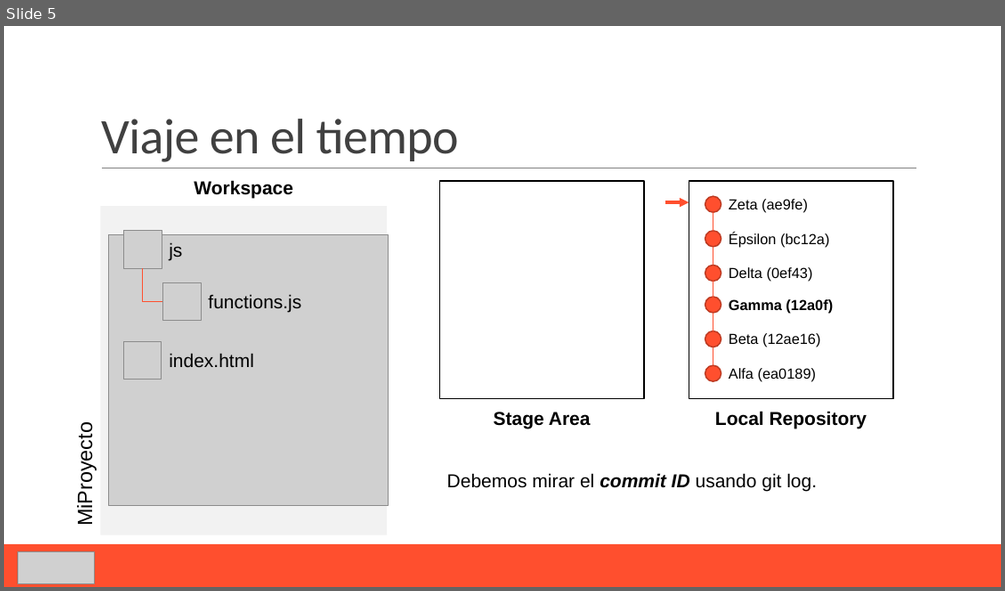
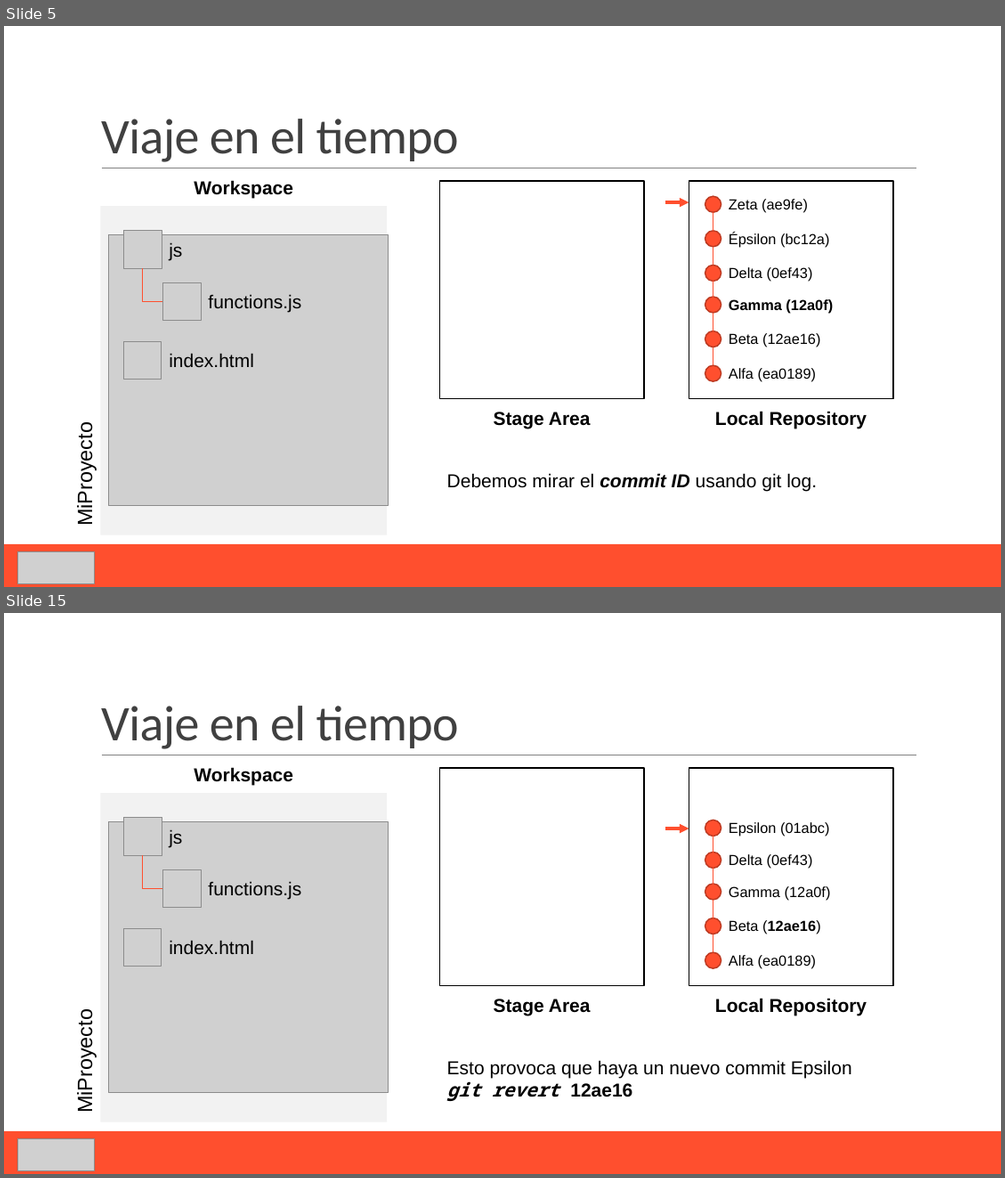
Before and after one commit to Domiciano/PasaporteGITIcesi, a slide deck: Sesión 1 - GIT/A3. Revert y Reset GIT.pptx. Shown one above the other, each under a label of ours: slide 5 before the commit, slides 5 and 15 after it; the slides between them are not shown. The pictures are 1005x591 and 1005x1178 pixels, drawn with LibreOffice and Linux fonts; fonts in the diff are those of the drawing; grey boxes stand for pictures. Boxes give left, top, right and bottom in pixels: in the first picture for what was removed or moved away, otherwise in the second. Text is boxed around its words. In the diff, an @@ line names an element or a change of style, - is before the commit and + after.

```diff
--- a/Sesión 1 - GIT/A3. Revert y Reset GIT.pptx
+++ b/Sesión 1 - GIT/A3. Revert y Reset GIT.pptx
@@ slide 15 added at (4, 613, 1001, 1174), background #FFFFFF; not listed: 3 template elements that a slide beside it also shows @@
@@ title added at (101, 706, 459, 749), 48 pt, text #404040 @@
+Viaje en el tiempo
@@ text added at (194, 767, 293, 785), 18 pt, text #000000, bold @@
+Workspace
@@ rectangle added at (440, 768, 644, 985), fill #FFFFFF, outline #000000 1.25 pt @@
@@ rectangle added at (689, 768, 893, 985), fill #FFFFFF, outline #000000 1.25 pt @@
@@ rectangle added at (100, 793, 387, 1122), fill #F2F2F2 @@
@@ picture added at (109, 821, 388, 1092) @@
@@ picture added at (123, 817, 162, 855) @@
@@ ellipse added at (705, 820, 722, 836), fill #FF4F2E, outline #BD3A22 1.25 pt @@
@@ text added at (728, 822, 829, 836), 14 pt, text #000000 @@
+Epsilon (01abc)
@@ text added at (169, 829, 182, 847), 18 pt, text #000000 @@
+js
@@ arrow added from (665, 828) to (689, 828), #FF4F2E 3 pt @@
@@ ellipse added at (705, 852, 722, 868), fill #FF4F2E, outline #BD3A22 1.25 pt @@
@@ line added from (713, 854) to (713, 835), #FF4F2E 1 pt @@
@@ elbow line added from (142, 855) to (162, 889), #FF4F2E 1 pt @@
@@ picture added at (162, 869, 201, 908) @@
@@ line added from (713, 886) to (713, 868), #FF4F2E 1 pt @@
@@ text added at (728, 854, 813, 868), 14 pt, text #000000 @@
+Delta (0ef43)
@@ text added at (208, 881, 301, 900), 18 pt, text #000000 @@
+functions.js
@@ ellipse added at (705, 884, 722, 900), fill #FF4F2E, outline #BD3A22 1.25 pt @@
@@ line added from (713, 918) to (713, 900), #FF4F2E 1 pt @@
@@ text added at (728, 886, 831, 900), 14 pt, text #000000 @@
+Gamma (12a0f)
@@ picture added at (123, 929, 162, 966) @@
@@ ellipse added at (705, 918, 722, 934), fill #FF4F2E, outline #BD3A22 1.25 pt @@
@@ text added at (728, 920, 821, 934), 14 pt, text #000000 @@
+Beta (12ae16)
@@ text added at (169, 940, 254, 954), 18 pt, text #000000 @@
+index.html
@@ ellipse added at (705, 952, 722, 969), fill #FF4F2E, outline #BD3A22 1.25 pt @@
@@ line added from (713, 952) to (713, 933), #FF4F2E 1 pt @@
@@ text added at (728, 955, 816, 969), 14 pt, text #000000 @@
+Alfa (ea0189)
@@ text added at (494, 998, 591, 1016), 18 pt, text #000000, bold @@
+Stage Area
@@ text added at (715, 997, 867, 1016), 18 pt, text #000000, bold @@
+Local Repository
@@ text added at (73, 1020, 97, 1111), 20 pt, text #000000 @@
+MiProyecto
@@ text added at (447, 1060, 852, 1101), 18 pt, text #000000 @@
+Esto provoca que haya un nuevo commit Epsilon
+git revert 12ae16
@@ picture added at (17, 1139, 94, 1171) @@
```
Also in this commit, not shown: 14 other slides added, 2 other files.
